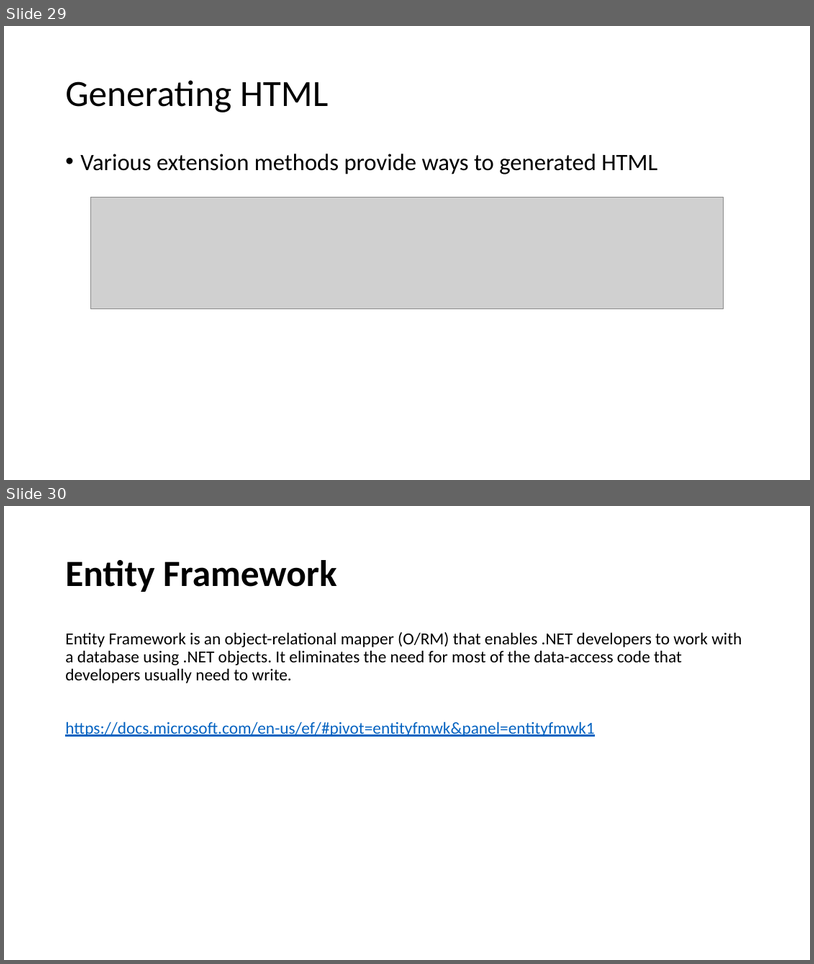
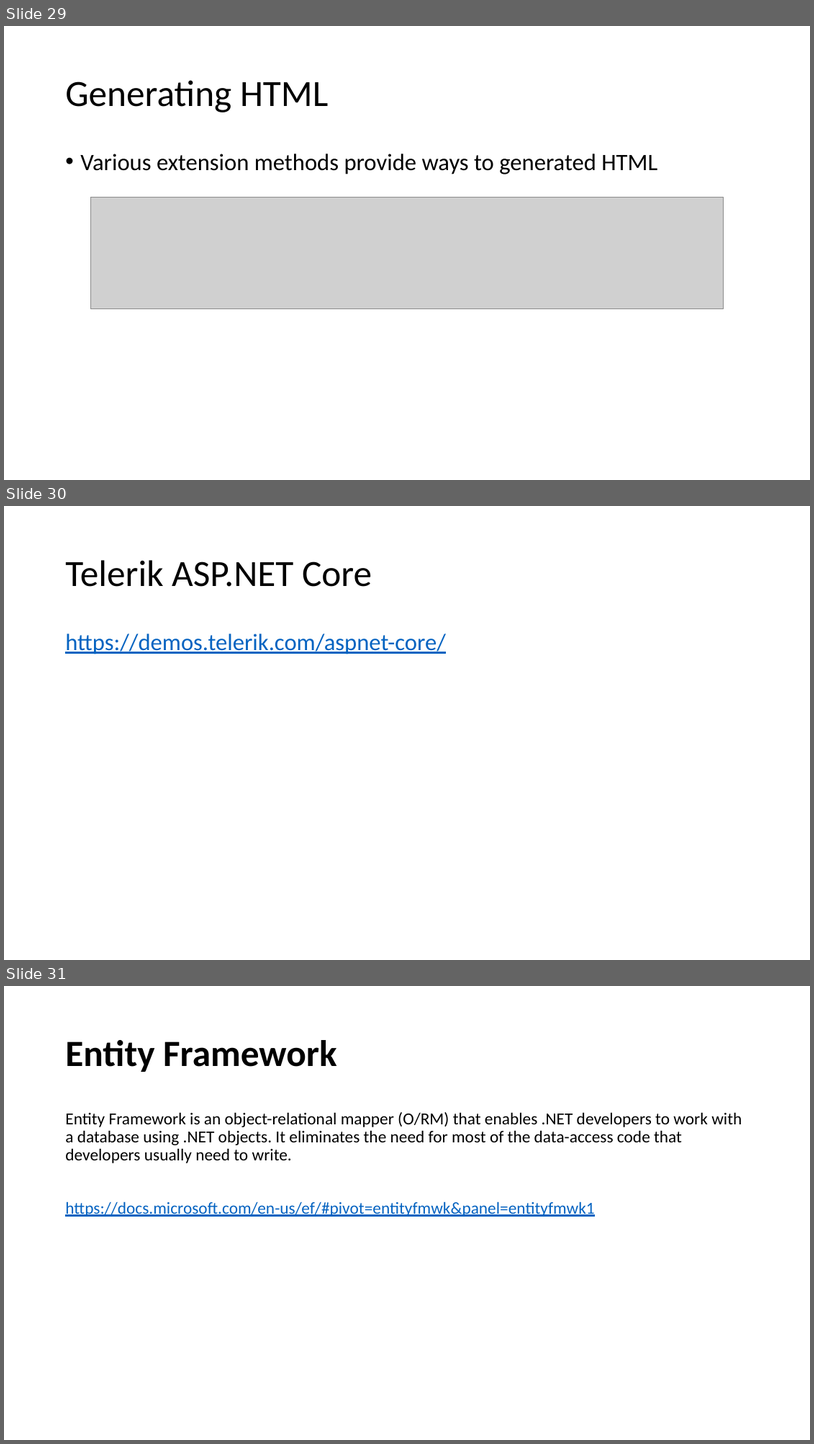
Before and after one commit to karenpayneoregon/VisualStudioEducation, a slide deck: PowerPoint/Working with Visual Studio.pptx. Shown one above the other, each under a label of ours: slides 29 and 30 before the commit, slides 29, 30 and 31 after it. The pictures are 814x964 and 814x1444 pixels, drawn with LibreOffice and Linux fonts; fonts in the diff are those of the drawing; grey boxes stand for pictures. Boxes give left, top, right and bottom in pixels: in the first picture for what was removed or moved away, otherwise in the second. Text is boxed around its words. In the diff, an @@ line names an element or a change of style, - is before the commit and + after.

```diff
--- a/PowerPoint/Working with Visual Studio.pptx
+++ b/PowerPoint/Working with Visual Studio.pptx
@@ slide 30 added at [4,506,810,960], background #FFFFFF @@
@@ title added at [65,560,372,587], 44 pt, text #000000 @@
+Telerik ASP.NET Core
@@ text added at [65,633,446,654], 28 pt, text #0563C1, underline @@
+https://demos.telerik.com/aspnet-core/
@@ what was slide 30 is now slide 31 @@
```
Also in this commit, not shown: 2 other files.
